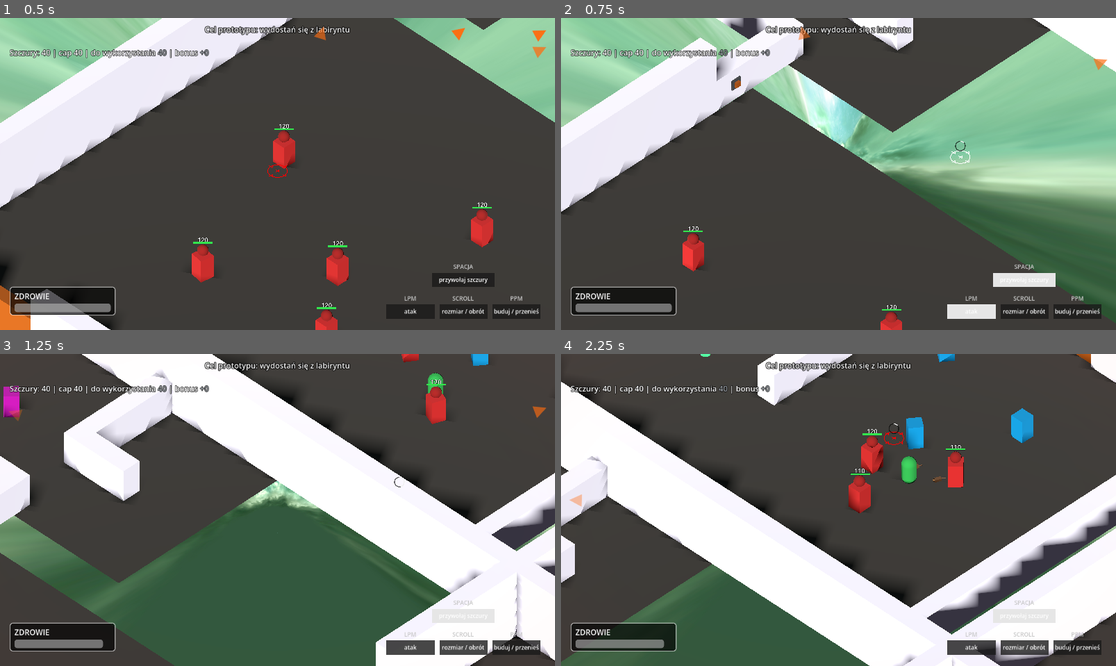
Above: before the commit, frames 1-4 (two rows, left to right).
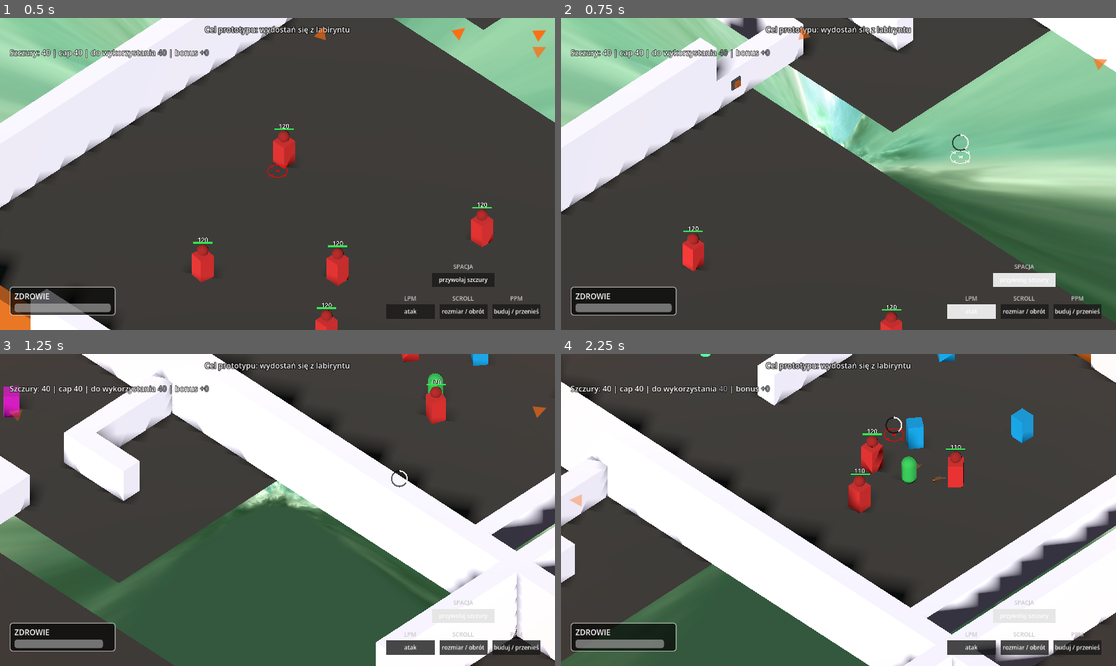
Above: after the commit, the same moments.

Repository: VirtuaIL/ZTGK-Prototyp
Game: Godot game, scene res://scenes/main.tscn
Two runs of this game, one before a commit and one after it. Both use one fixed random seed, a clock stepped at 60 frames per second and the inputs below.
Inputs (mouse positions are in pixels of both pictures, inside the frame that each line leads up to):
- Up to frame 1 (0.5 s): no input
- Up to frame 2 (0.75 s): tap Enter at 0.5 s; move the mouse to (960, 158) at 0.52 s; hold D (move_right) from 0.53 s (still down); hold Space (recall_rats) from 0.53 s (still down); click (960, 158) at 0.67 s
- Up to frame 3 (1.25 s): keep holding D (move_right); keep holding Space (recall_rats)
- Up to frame 4 (2.25 s): release D (move_right) at 1.25 s; release Space (recall_rats) at 1.25 s; drag from (727, 525) to (810, 572) at 1.27 s; move the mouse to (894, 441) at 2.02 s; hold D (move_right) from 2.03 s (still down); hold Space (recall_rats) from 2.03 s (still down)

Frame 1 is identical in both runs. In frame 2, less than 0.1% of the frame differs, in the area x 70-74%, y 37-43%; in frame 3, less than 0.1%; in frame 4, 0.1%, in the area x 58-62%, y 20-30%.

Commit message:
fix: structure lifetime changed to 0 and recall_hold time to 0.5

Diff:
--- a/scripts/main.gd
+++ b/scripts/main.gd
@@ -513,8 +513,8 @@
 func _update_recall_hold(delta: float) -> void:
 	var holding := Input.is_action_pressed("recall_rats")
 	if holding and not _recall_triggered:
-		_recall_hold_time = min(_recall_hold_time + delta, 1.5)
-		if _recall_hold_time >= 1:
+		_recall_hold_time = min(_recall_hold_time + delta, 0.5)
+		if _recall_hold_time >= 0.5:
 			rat_manager.recall_all_rats()
 			_recall_triggered = true
 	else:
@@ -524,7 +524,7 @@
 	if recall_indicator:
 		if holding and not _recall_triggered:
 			recall_indicator.visible = true
-			recall_indicator.set("progress", _recall_hold_time / 1.5)
+			recall_indicator.set("progress", _recall_hold_time / 0.5)
 			var mp := get_viewport().get_mouse_position()
 			var sz := recall_indicator.size
 			recall_indicator.position = mp + Vector2(-sz.x * 0.5, -sz.y - 14.0)
--- a/scripts/rat_manager.gd
+++ b/scripts/rat_manager.gd
@@ -149,7 +149,7 @@
 var structure_integrity: float = structure_max_integrity
 @export var structure_decay_on_laser: float = 25.0 # integrity loss per second
 @export var structure_decay_on_projectile: float = 20.0 # integrity loss per hit
-@export var structure_lifetime: float = 12.0 # seconds before wall crumbles (0 = never)
+@export var structure_lifetime: float = 0.0 # seconds before wall crumbles (0 = never)
 var _structure_timer: float = 0.0
 
 
--- a/scripts/ui/hold_recall_indicator.gd
+++ b/scripts/ui/hold_recall_indicator.gd
@@ -1,7 +1,7 @@
 extends Control
 
-@export var radius: float = 10.0
-@export var thickness: float = 2.0
+@export var radius: float = 16.0
+@export var thickness: float = 3.0
 @export var bg_color: Color = Color(0.0, 0.0, 0.0, 0.6)
 @export var fg_color: Color = Color(1.0, 1.0, 1.0, 0.9)
 
